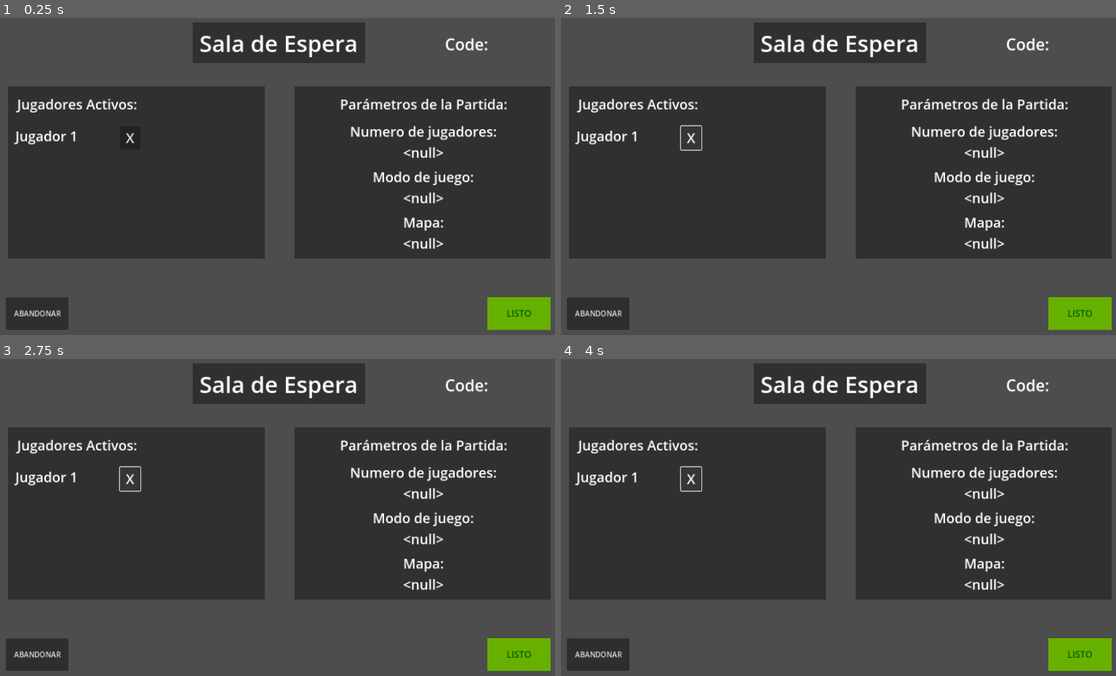
Above: before the commit, frames 1-4 (two rows, left to right).
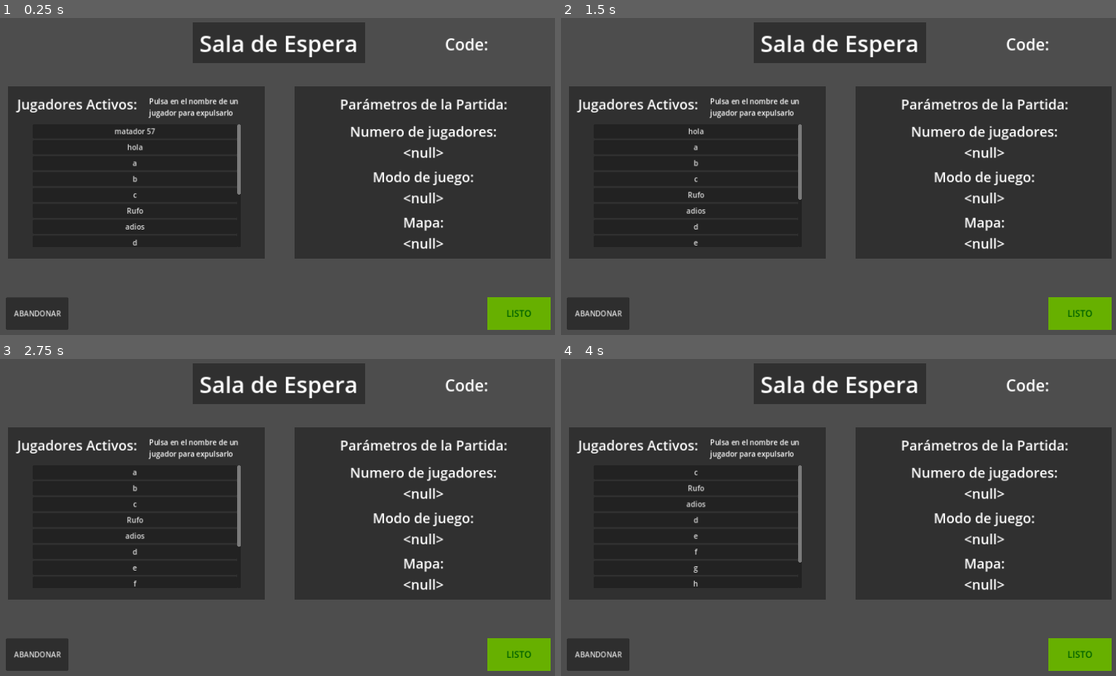
Above: after the commit, the same moments.

Repository: codemonsters/tag-of-war
Game: Godot game, scene res://screens/menu/sala_espera_admin.tscn
The game is run twice, just before and just after one commit, with the same random seed, the same clock (stepped at 60 frames per second) and the same inputs. This scene is started directly instead of the project's main scene.
Inputs (mouse positions are in pixels of both pictures, inside the frame that each line leads up to):
- Up to frame 1 (0.25 s): no input
- Up to frame 2 (1.5 s): click "X" (after the commit: "ABANDONAR") at 0.5 s; click (694, 132) at 1.25 s, where only the run after the commit has a clickable "matador 57"
- Up to frame 3 (2.75 s): click (133, 473) at 2 s, where only the run after the commit has a clickable "hola"
- Up to frame 4 (4 s): click (694, 473) at 2.75 s, where only the run after the commit has a clickable "a"; click (694, 473) at 3.5 s, where only the run after the commit has a clickable "b"

The runs differ from the first frame. In frame 1, 1.0% of the frame differs, in the area x 2-44%, y 25-72%; in frame 2, 1.0%; in frame 3, 1.0%; in frame 4, 1.0%.

Commit message:
Ya se puede eliminar a los jugadores desde la pantalla de espera del admin

Diff:
--- a/cliente/src/screens/menu/sala_espera_admin.gd
+++ b/cliente/src/screens/menu/sala_espera_admin.gd
@@ -3,23 +3,29 @@
 signal connect_to_server()
 signal send_to_server(message: Variant)
 var valor_anterior = "LISTO"
+var player_names = ["matador 57", "hola", "a", "b", "c", "Rufo", "adios", "d", "e", "f", "g", "h", "i", "j"]
 
 # Called when the node enters the scene tree for the first time.
 func _ready() -> void:
+	$AloneTab.visible = false
 	$GameDataRect/NumberPlayers.text = "Numero de jugadores:\n" + str(Globales.players_number)
 	$GameDataRect/MapName.text = "Mapa:\n" + str(Globales.map_name)
 	$GameDataRect/Gamemode.text = "Modo de juego:\n" + str(Globales.gamemode)
 	#get_parent().get_parent().server_message_recieved.connect(on_server_message_recieved)
 	for child in $PlayerListRect/ScrollContainer/VBoxContainer.get_children():
 		child.queue_free()
-	#for name in player_names:
-		#var button = Button.new()
-		#button.text = name
-		#$VBoxContainer.add_child(button)
+	for name in player_names:
+		var button = Button.new()
+		button.text = name
+		button.pressed.connect(self._on_button_pressed.bind(button))
+		$PlayerListRect/ScrollContainer/VBoxContainer.add_child(button)
 
 # Called every frame. 'delta' is the elapsed time since the previous frame.
 func _process(delta: float) -> void:
-	pass
+	if player_names.size() == 0:
+		$AloneTab.visible = true
+	else:
+		$AloneTab.visible = false
 
 
 func _on_leave_button_pressed() -> void:
@@ -36,3 +42,13 @@
 	else:
 		$ListoButton.text = "LISTO"
 		valor_anterior = "LISTO"
+
+func _on_button_pressed(button: Button):
+	player_names.erase(button.text)
+	for child in $PlayerListRect/ScrollContainer/VBoxContainer.get_children():
+		child.queue_free()
+	for name in player_names:
+		button = Button.new()
+		button.text = name
+		button.pressed.connect(self._on_button_pressed.bind(button))
+		$PlayerListRect/ScrollContainer/VBoxContainer.add_child(button)
--- a/cliente/src/screens/menu/sala_espera_admin.tscn
+++ b/cliente/src/screens/menu/sala_espera_admin.tscn
@@ -102,66 +102,16 @@
 text = "Jugadores Activos:"
 horizontal_alignment = 1
 
-[node name="PlayerList1" type="Label" parent="PlayerListRect"]
-layout_mode = 1
-anchors_preset = 5
-anchor_left = 0.5
-anchor_right = 0.5
-offset_left = -266.0
-offset_top = 88.0
-offset_right = 48.0
-offset_bottom = 158.0
-grow_horizontal = 2
-theme_override_font_sizes/font_size = 30
-text = "Jugador 1"
-
-[node name="KickPlayer1" type="Button" parent="PlayerListRect"]
-layout_mode = 0
-offset_left = 246.0
-offset_top = 88.0
-offset_right = 291.0
-offset_bottom = 138.0
-theme_override_font_sizes/font_size = 30
-text = "X"
-
 [node name="ScrollContainer" type="ScrollContainer" parent="PlayerListRect"]
 layout_mode = 0
 offset_left = 54.0
-offset_top = 151.0
+offset_top = 84.0
 offset_right = 512.0
 offset_bottom = 355.0
 
 [node name="VBoxContainer" type="VBoxContainer" parent="PlayerListRect/ScrollContainer"]
 custom_minimum_size = Vector2(450, 100)
 layout_mode = 2
-
-[node name="Button" type="Button" parent="PlayerListRect/ScrollContainer/VBoxContainer"]
-layout_mode = 2
-text = "Jugador 1"
-
-[node name="Button2" type="Button" parent="PlayerListRect/ScrollContainer/VBoxContainer"]
-layout_mode = 2
-text = "Jugador 2"
-
-[node name="Button3" type="Button" parent="PlayerListRect/ScrollContainer/VBoxContainer"]
-layout_mode = 2
-text = "Jugador 3"
-
-[node name="Button4" type="Button" parent="PlayerListRect/ScrollContainer/VBoxContainer"]
-layout_mode = 2
-text = "Jugador 4"
-
-[node name="Button5" type="Button" parent="PlayerListRect/ScrollContainer/VBoxContainer"]
-layout_mode = 2
-text = "Jugador 5"
-
-[node name="Button6" type="Button" parent="PlayerListRect/ScrollContainer/VBoxContainer"]
-layout_mode = 2
-text = "Jugador 6"
-
-[node name="Button7" type="Button" parent="PlayerListRect/ScrollContainer/VBoxContainer"]
-layout_mode = 2
-text = "Jugador 7"
 
 [node name="GameDataRect" type="ColorRect" parent="."]
 layout_mode = 1
@@ -261,6 +211,28 @@
 toggle_mode = true
 text = "LISTO"
 
+[node name="AloneTab" type="Label" parent="."]
+layout_mode = 1
+anchors_preset = 5
+anchor_left = 0.5
+anchor_right = 0.5
+offset_left = -491.0
+offset_top = 253.0
+offset_right = -151.0
+offset_bottom = 295.0
+grow_horizontal = 2
+theme_override_font_sizes/font_size = 30
+text = "De momento estás solo"
+horizontal_alignment = 1
+
+[node name="Label" type="Label" parent="."]
+layout_mode = 0
+offset_left = 355.0
+offset_top = 172.0
+offset_right = 586.0
+offset_bottom = 239.0
+text = "Pulsa en el nombre de un
+jugador para expulsarlo"
+
 [connection signal="pressed" from="LeaveButton" to="." method="_on_leave_button_pressed"]
-[connection signal="pressed" from="PlayerListRect/KickPlayer1" to="." method="_on_leave_button_pressed"]
 [connection signal="toggled" from="ListoButton" to="." method="_on_listo_button_toggled"]
Not shown: 1 places in cliente/src/screens/menu/create_game.tscn that only renumber resources
Not shown: 1 places in cliente/src/screens/menu/lista_servidores.tscn that only renumber resources
